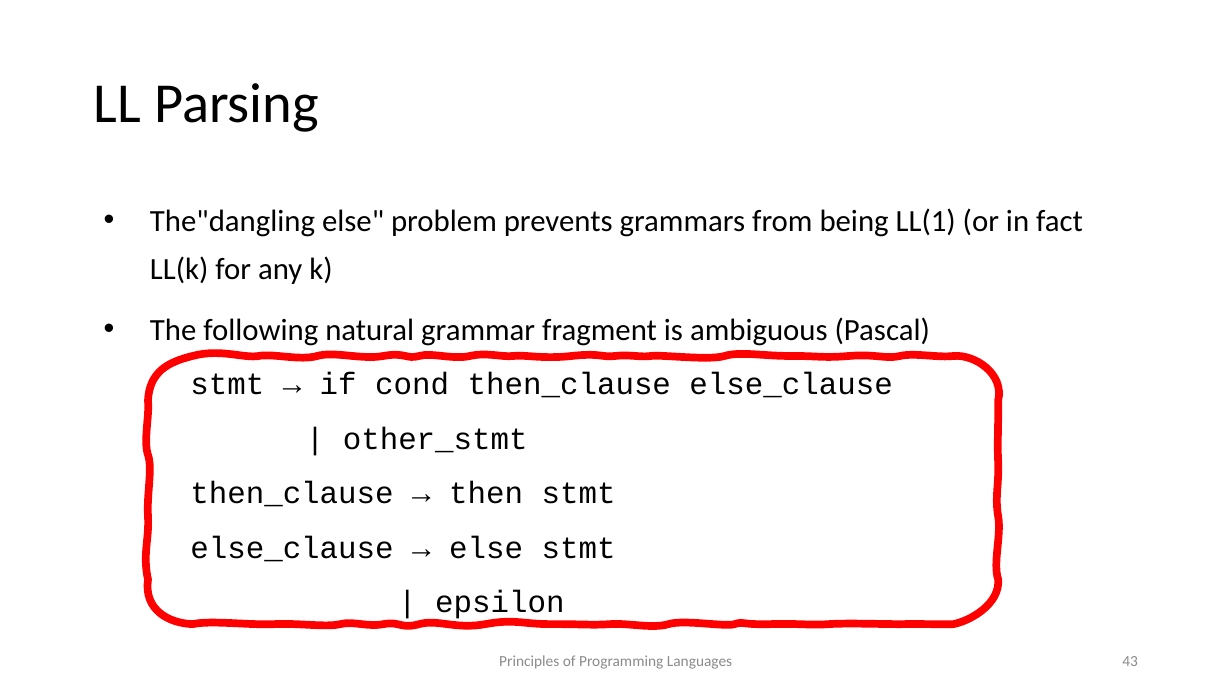
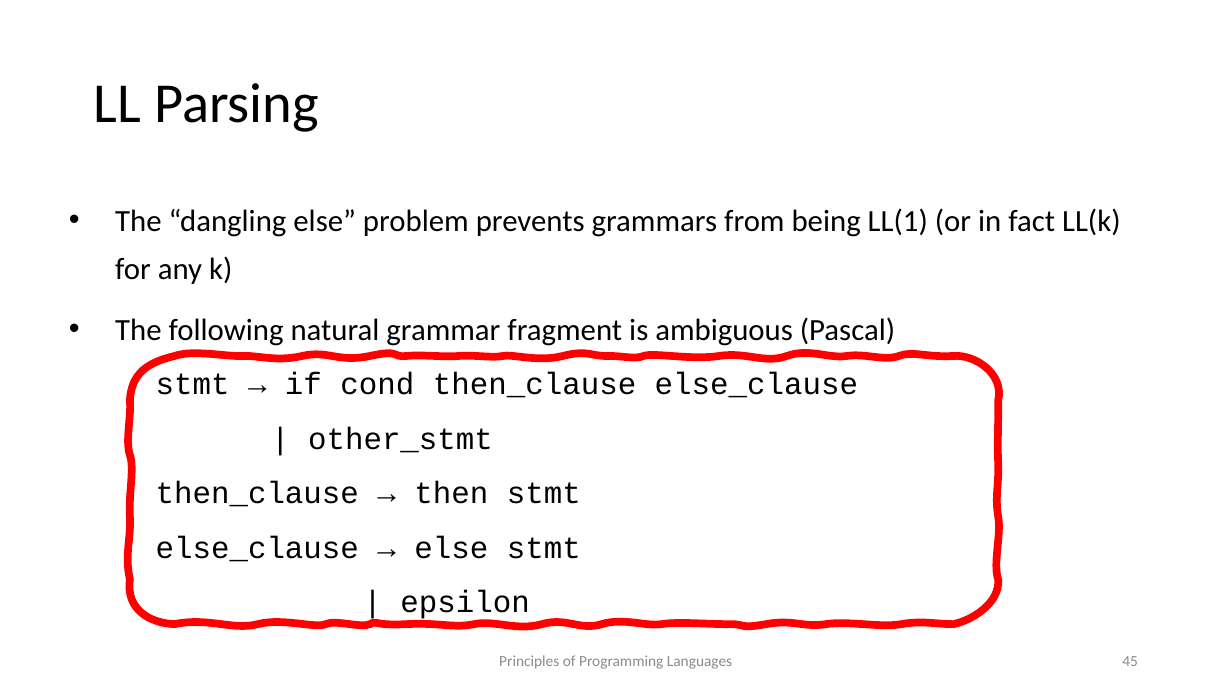
Before and after one commit to kongm/pl-design, a slide deck: slide 45 of C3-SyntacticAnalysis.pptx (slide 43 before the commit). Drawn at 1232x693 pixels with LibreOffice and Linux fonts; fonts in the diff are those of the drawing. Boxes give left, top, right and bottom in pixels: in the first picture for what was removed or moved away, otherwise in the second. Text is boxed around its words. In the diff, an @@ line names an element or a change of style, - is before the commit and + after.

```diff
--- a/C3-SyntacticAnalysis.pptx
+++ b/C3-SyntacticAnalysis.pptx
@@ text "The “dangling else” problem prevents ...": place and size @@
-text "The “dangling else” problem prevents ..." at (150,208,1083,621)
+text "The “dangling else” problem prevents ..." at (115,208,1121,621)
@@ text at (115,208,1121,284): text changed @@
-• The"dangling else" problem prevents grammars from being LL(1) (or in fact LL(k) for any k)
+• The “dangling else” problem prevents grammars from being LL(1) (or in fact LL(k) for any k)
@@ freeform shape: place and size @@
-freeform shape at (148,356,998,624)
+freeform shape at (130,356,999,624)
@@ page number at (1122,656,1138,666): text changed @@
-43
+45
```
Also in this commit, not shown: 3 other slides changed, 2 slides added, 1 other file.
